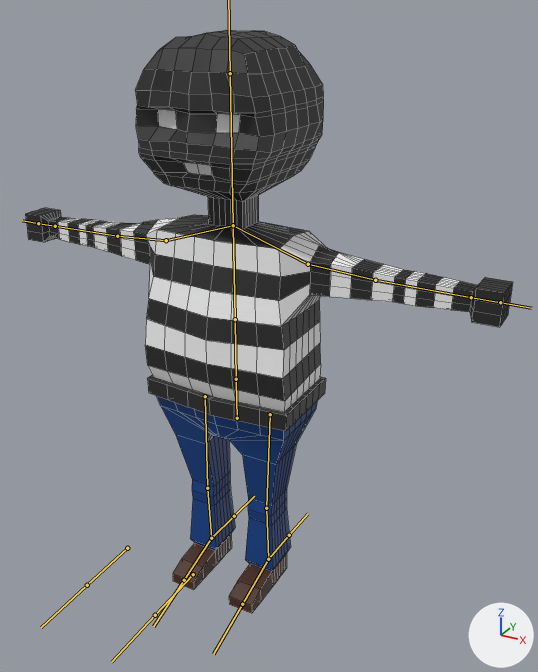
One commit to the FBX model Assets/Modelller/Robber.fbx: the scene before it, then after it.
Both versions are drawn from a 50 mm lens placed at (0.877, -1.474, 1.448), pointed at (0.103, -0.066, 0.743). Every picture has the same lights, and +X, +Y and +Z are marked at lower right. The bones that bend it are drawn over the model as lines. Mesh edges are drawn as thin lines.
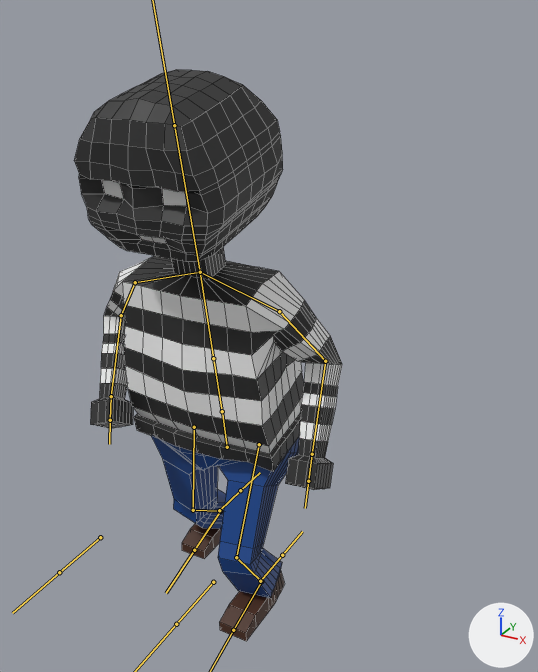
The newer file adds an action. The first version stands in its rest pose; the second is drawn at frame 20 of the action 'Armature|Idle'.

Location of each change, (x1, y1, x2, y2) in pixels of the pictures (538 x 672 px):
'Cube', posed (45% narrower): before (25, 30, 513, 614); after (74, 69, 342, 641)
bone 'Root', root to tip: before (237, 418) to (236, 381); after (227, 447) to (222, 413)
bone 'Spine1', root to tip: before (236, 379) to (235, 319); after (222, 411) to (213, 358)
bone 'Head', root to tip: before (233, 225) to (230, 73); after (200, 272) to (174, 125)
bone 'UpperArm.L', root to tip: before (308, 264) to (375, 280); after (279, 311) to (325, 361)
bone 'LowerArm.L', root to tip: before (375, 280) to (471, 297); after (325, 361) to (312, 454)
bone 'UpperArm.R', root to tip: before (166, 240) to (117, 236); after (135, 282) to (121, 315)
bone 'LowerArm.R', root to tip: before (117, 236) to (55, 226); after (121, 315) to (111, 396)
bone 'Hand.R', root to tip: before (55, 226) to (38, 223); after (111, 396) to (110, 420)
bone 'UppperLeg.L', root to tip: before (270, 414) to (266, 508); after (259, 444) to (236, 557)
bone 'LowerLeg.L', root to tip: before (266, 508) to (268, 559); after (236, 557) to (261, 581)
bone 'Foot.L', root to tip: before (268, 559) to (242, 604); after (261, 581) to (233, 630)
bone 'UppperLeg.R', root to tip: before (205, 396) to (207, 488); after (194, 427) to (193, 510)
bone 'LowerLeg.R', root to tip: before (207, 488) to (211, 538); after (193, 510) to (220, 511)
bone 'Foot.R', root to tip: before (211, 538) to (184, 580); after (220, 511) to (194, 550)

What the commit changed:
Bone 'Root' (bone_root) moves from (0.0, 0.0, 0.0) to (-0.007, -0.068, 0.039).
Bone 'Root' (bone_root) turns from (0, 0, 0) to (8, 0, 1) degrees about its own x, y and z.
Bone 'Spine1' (bone_spine1) turns from (0, 0, 0) to (3, 0, -1) degrees about its own x, y and z.
Bone 'Head' (bone_head) turns from (0, 0, 0) to (2, -1, 0) degrees about its own x, y and z.
Bone 'UpperArm.L' (bone_upperarm_l) turns from (0, 0, 0) to (-10, 8, -52) degrees about its own x, y and z.
Bone 'LowerArm.L' (bone_lowerarm_l) turns from (0, 0, 0) to (49, 0, -29) degrees about its own x, y and z.
Bone 'UpperArm.R' (bone_upperarm_r) turns from (0, 0, 0) to (-8, -1, 49) degrees about its own x, y and z.
Bone 'LowerArm.R' (bone_lowerarm_r) turns from (0, 0, 0) to (47, -10, 50) degrees about its own x, y and z.
Bone 'Hand.R' (bone_hand_r) turns from (0, 0, 0) to (4, 4, 9) degrees about its own x, y and z.
Bone 'UppperLeg.L' (bone_uppperleg_l) turns from (0, 0, 0) to (39, -7, -1) degrees about its own x, y and z.
Bone 'LowerLeg.L' (bone_lowerleg_l) turns from (0, 0, 0) to (-60, 4, 8) degrees about its own x, y and z.
Bone 'Foot.L' (bone_foot_l) turns from (0, 0, 0) to (30, -1, -12) degrees about its own x, y and z.
Bone 'UppperLeg.R' (bone_uppperleg_r) turns from (0, 0, 0) to (4, 10, -6) degrees about its own x, y and z.
Bone 'LowerLeg.R' (bone_lowerleg_r) turns from (0, 0, 0) to (-47, -3, -7) degrees about its own x, y and z.
Bone 'Foot.R' (bone_foot_r) turns from (0, 0, 0) to (51, -1, 13) degrees about its own x, y and z.
